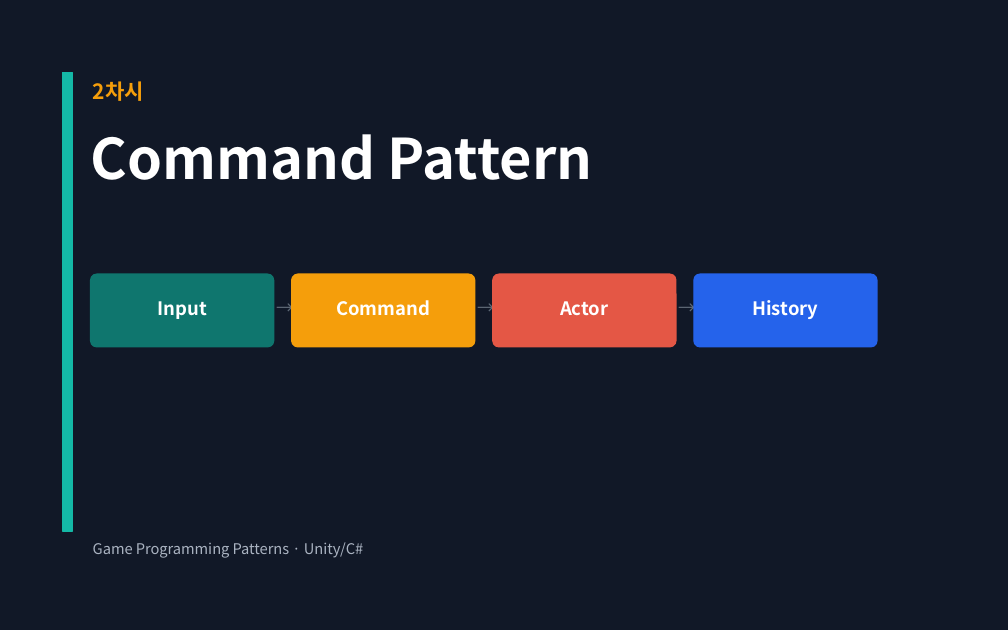
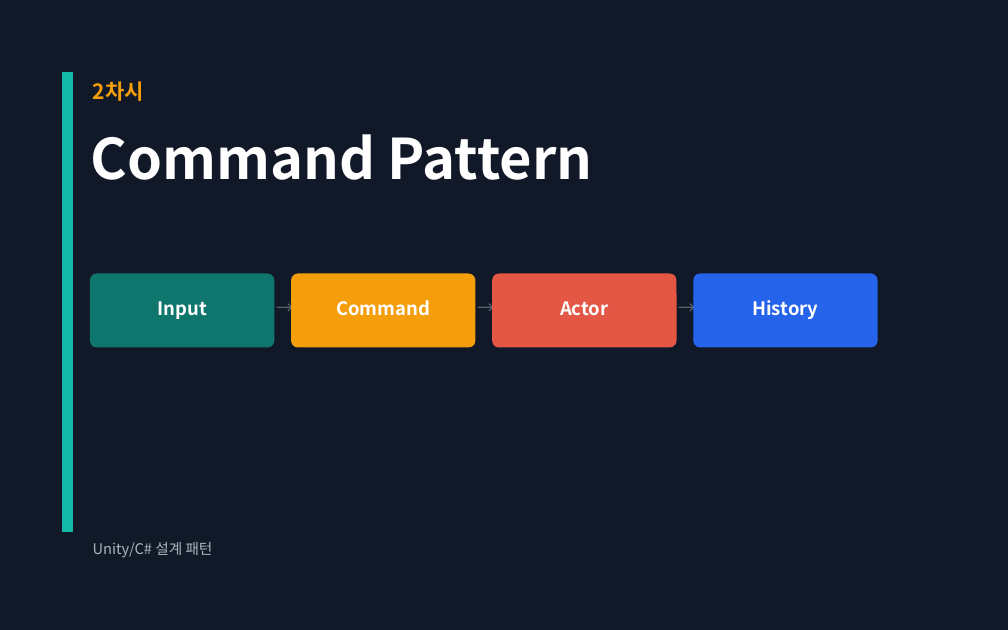
Before and after one commit to Meerkat-GMD/unity-programming-pattern, a slide deck: slide 1 of 02차시_CommandPattern/강의자료/유니티 프로그래밍 패턴 2차시 - Command Pattern.pptx. Drawn at 1008x630 pixels with LibreOffice and Linux fonts; fonts in the diff are those of the drawing. Boxes give left, top, right and bottom in pixels: in the first picture for what was removed or moved away, otherwise in the second. Text is boxed around its words. In the diff, an @@ line names an element or a change of style, - is before the commit and + after.

Commit message:
Remove book-source wording from lesson decks

```diff
--- a/02차시_CommandPattern/강의자료/유니티 프로그래밍 패턴 2차시 - Command Pattern.pptx
+++ b/02차시_CommandPattern/강의자료/유니티 프로그래밍 패턴 2차시 - Command Pattern.pptx
@@ text at box(93, 542, 213, 558): text changed @@
-Game Programming Patterns · Unity/C#
+Unity/C# 설계 패턴
```
Also in this commit, not shown: 39 other slides changed, 18 other files.
